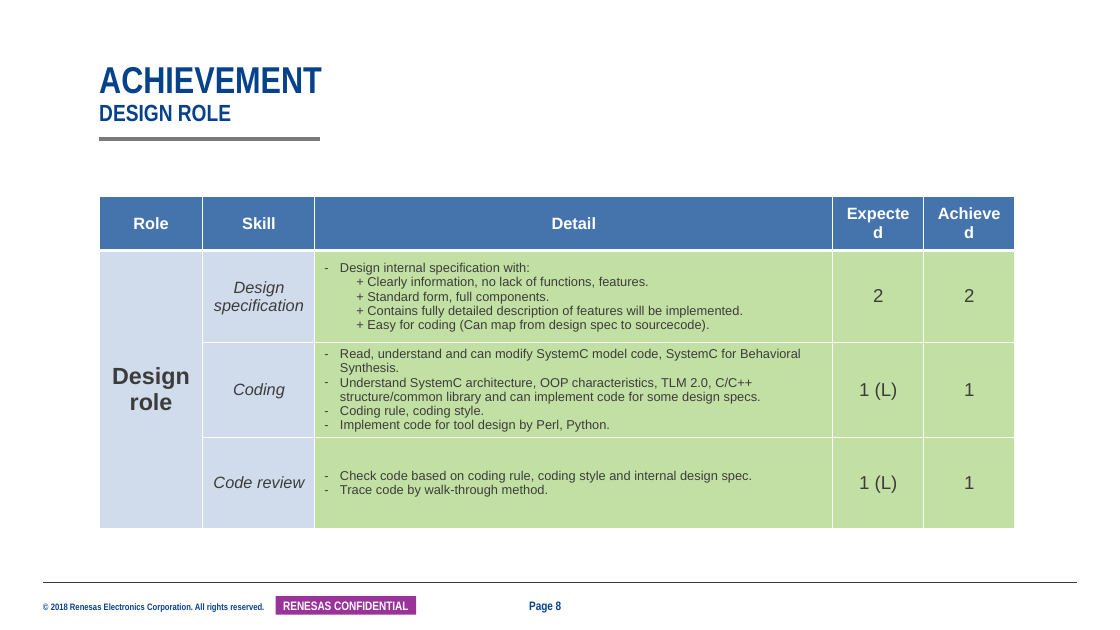
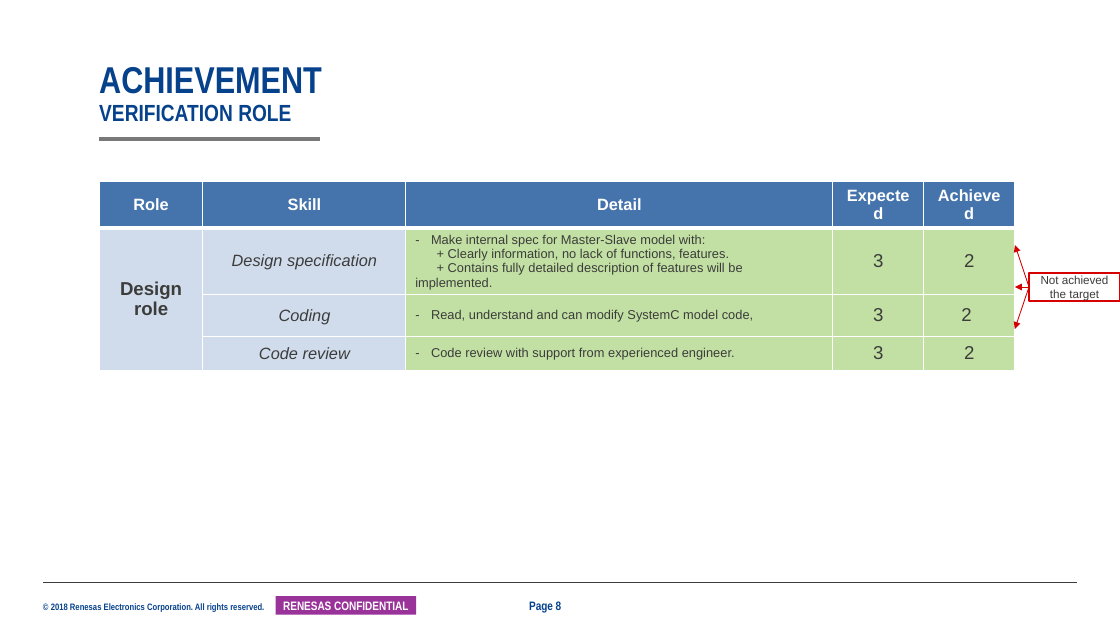
Before and after one commit to NhamXuanTung/LSICommonKnowledge, a slide deck: slide 8 of 25G_Mentor_Mentee_Mid-term_TungNham_1960.pptx. Drawn at 1120x630 pixels with LibreOffice and Linux fonts; fonts in the diff are those of the drawing; background and template pictures are left out. Boxes give left, top, right and bottom in pixels: in the first picture for what was removed or moved away, otherwise in the second. Text is boxed around its words. In the diff, an @@ line names an element or a change of style, - is before the commit and + after.

```diff
--- a/25G_Mentor_Mentee_Mid-term_TungNham_1960.pptx
+++ b/25G_Mentor_Mentee_Mid-term_TungNham_1960.pptx
@@ title at (x1=99, y1=67, x2=322, y2=122): text changed; size 32 to 20 pt @@
-ACHIEVEMENT
-DESIGN ROLE
+ACHIEVEMENT
+VERIFICATION ROLE
@@ table at (x1=99, y1=182, x2=1015, y2=364) @@
-row 2, column 3: Design internal specification with: / + Clearly information, no lack of functions, features. / + Standard form, full components. / + Contains fully detailed description of features will be implemented. / + Easy for coding (Can map from design spec to sourcecode).
+row 2, column 3: Make internal spec for Master-Slave model with: / + Clearly information, no lack of functions, features. / + Contains fully detailed description of features will be implemented.
-row 2, column 4: 2
+row 2, column 4: 3
-row 3:  | Coding | Read, understand and can modify SystemC model code, SystemC for Behavioral Synthesis. / Understand SystemC architecture, OOP characteristics, TLM 2.0, C/C++ structure/common library and can implement code for some design specs. / Coding rule, coding style. / Implement code for tool design by Perl, Python. | 1 (L) | 1
+row 3:  | Coding | Read, understand and can modify SystemC model code, | 3 | 2
-row 4:  | Code review | Check code based on coding rule, coding style and internal design spec. / Trace code by walk-through method. | 1 (L) | 1
+row 4:  | Code review | Code review with support from experienced engineer. | 3 | 2
@@ size 20 to 16 pt in "Design role" @@
@@ table resized from (x1=99, y1=196, x2=1014, y2=535) to (x1=99, y1=182, x2=1015, y2=364) @@
@@ arrow added from (1029, 287) to (1015, 245), #D20000 0.75 pt @@
@@ arrow added from (1029, 287) to (1015, 287), #D20000 0.75 pt @@
@@ arrow added from (1029, 287) to (1015, 329), #D20000 0.75 pt @@
@@ rectangle added at (x1=1029, y1=273, x2=1120, y2=301), fill #FFFFFF, outline #D70000 2 pt, 10 pt, text #3C3C3B @@
+Not achieved
+the target
```
Also in this commit, not shown: 10 other slides changed, 2 slides added, 3 slides removed.
